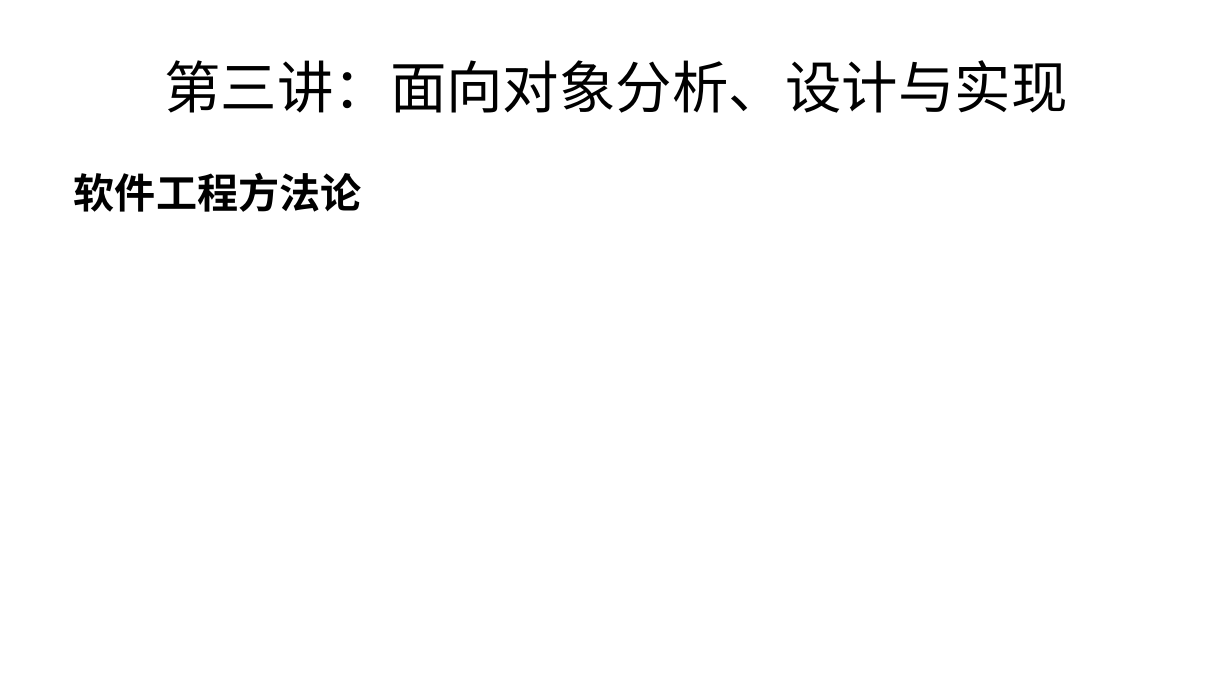
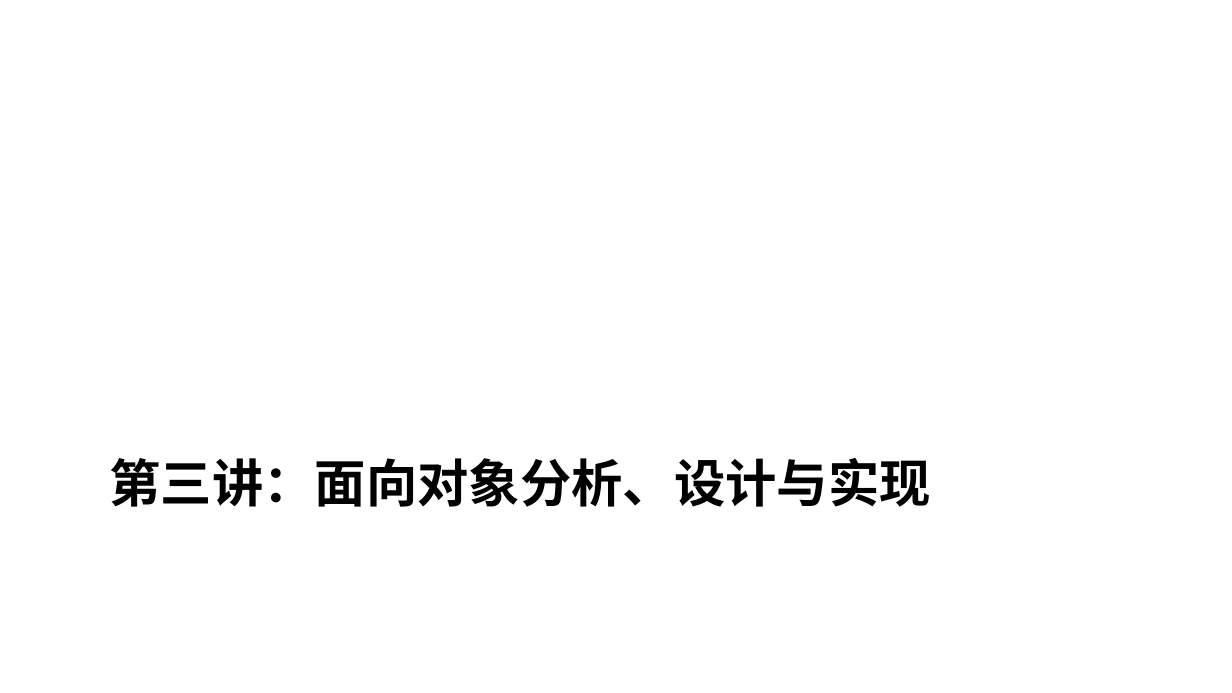
Before and after one commit to yinglichina8848/sqlrustgo-public, a slide deck: slide 1 of docs/教学计划/PPT/第3讲-面向对象分析设计与实现.pptx (slide 2 before the commit). Drawn at 1232x693 pixels with LibreOffice and Linux fonts; fonts in the diff are those of the drawing. Boxes give left, top, right and bottom in pixels: in the first picture for what was removed or moved away, otherwise in the second. Text is boxed around its words. In the diff, an @@ line names an element or a change of style, - is before the commit and + after.

```diff
--- a/docs/教学计划/PPT/第3讲-面向对象分析设计与实现.pptx
+++ b/docs/教学计划/PPT/第3讲-面向对象分析设计与实现.pptx
@@ text removed at [74, 172, 361, 212] @@
-软件工程方法论
@@ title "第三讲：面向对象分析、设计与实现": place and size @@
-title "第三讲：面向对象分析、设计与实现" at [164, 60, 1067, 113]
+title "第三讲：面向对象分析、设计与实现" at [110, 458, 931, 507]
@@ title "第三讲：面向对象分析、设计与实现" at [110, 458, 931, 507]: size 33 to 30 pt, bold on; alignment centre to left; vertical alignment middle to top @@
```
Also in this commit, not shown: 17 other slides changed, 34 slides added, 13 slides removed.
